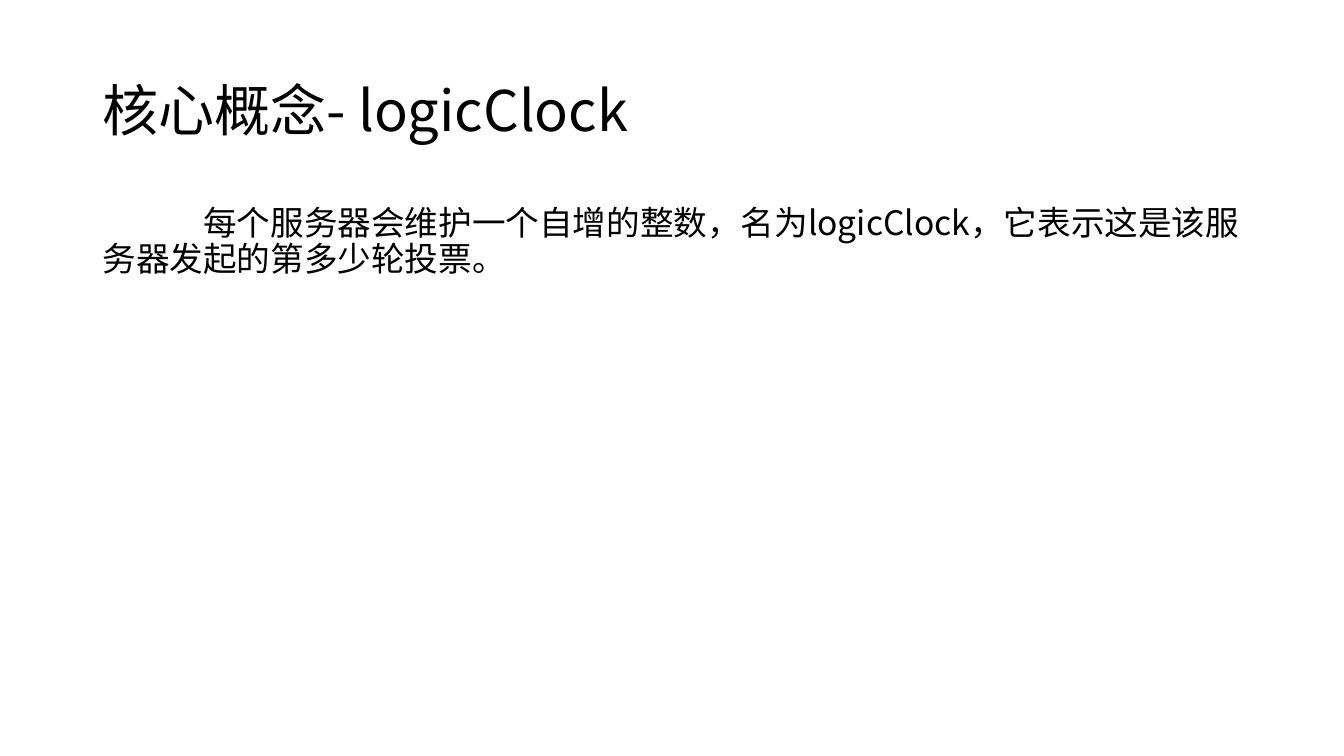
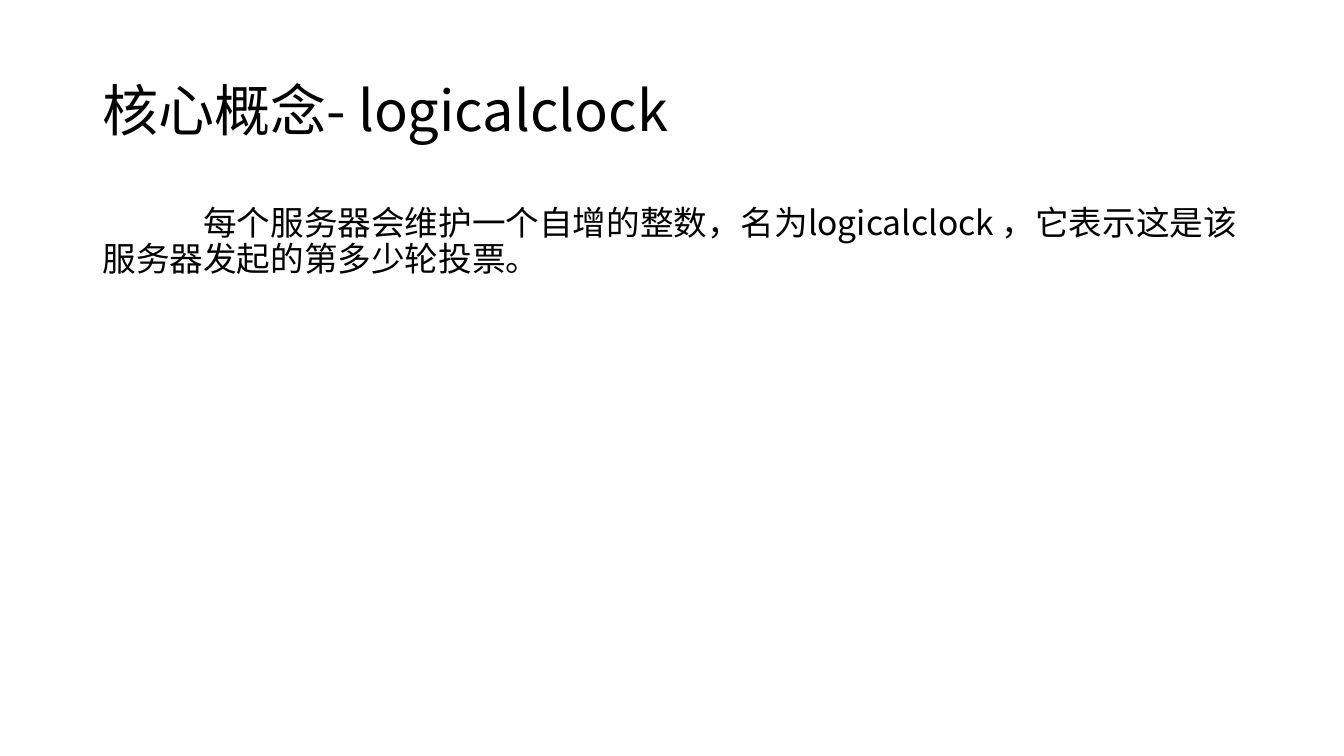
Before and after one commit to moxingwang/zookeeper, a slide deck: slide 74 of zookeeper.v2.pptx (slide 75 before the commit). Drawn at 1344x756 pixels with LibreOffice and Linux fonts; fonts in the diff are those of the drawing. Boxes give left, top, right and bottom in pixels: in the first picture for what was removed or moved away, otherwise in the second. Text is boxed around its words. In the diff, an @@ line names an element or a change of style, - is before the commit and + after.

```diff
--- a/zookeeper.v2.pptx
+++ b/zookeeper.v2.pptx
@@ title at bbox=[102, 83, 668, 145]: text changed @@
-核心概念- logicClock
+核心概念- logicalclock
@@ text at bbox=[102, 206, 1237, 274]: text changed @@
-每个服务器会维护一个自增的整数，名为logicClock，它表示这是该服务器发起的第多少轮投票。
+每个服务器会维护一个自增的整数，名为logicalclock ，它表示这是该服务器发起的第多少轮投票。
```
Also in this commit, not shown: 1 other slide changed, 1 slide added, 2 slides removed, 1 other file.
